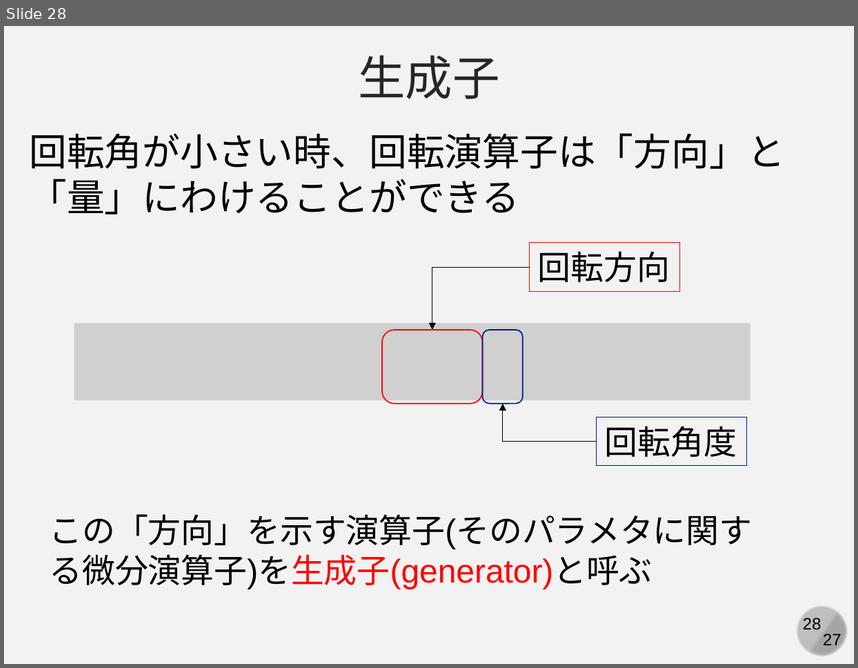
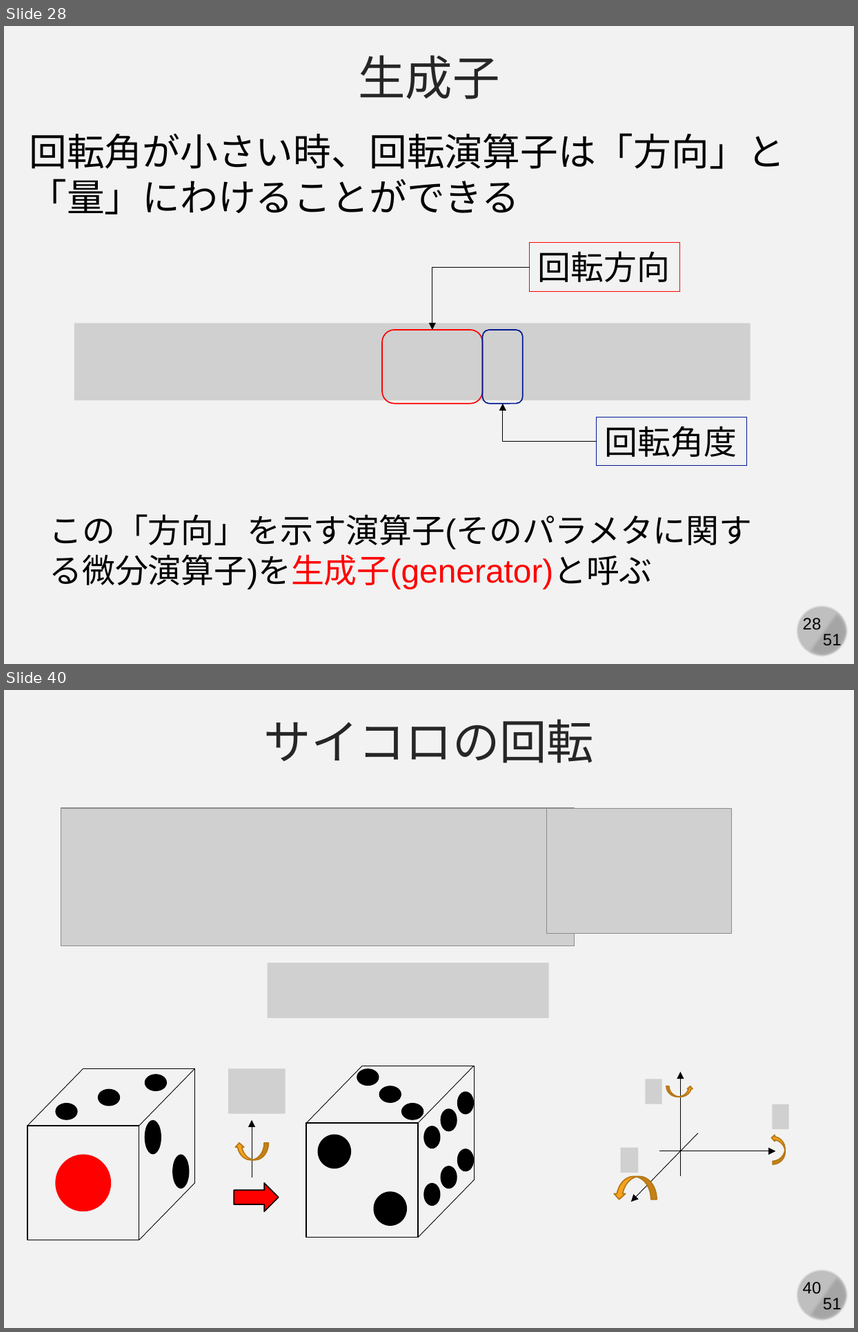
Before and after one commit to kaityo256/classical_mechanics, a slide deck: poisson/fig/slide.pptx. Shown one above the other, each under a label of ours: slide 28 before the commit, slides 28 and 40 after it; the slides between them are not shown. The pictures are 858x668 and 858x1332 pixels, drawn with LibreOffice and Linux fonts; fonts in the diff are those of the drawing; grey boxes stand for pictures; background and template pictures are left out. Boxes give left, top, right and bottom in pixels: in the first picture for what was removed or moved away, otherwise in the second. Text is boxed around its words. In the diff, an @@ line names an element or a change of style, - is before the commit and + after.

```diff
--- a/poisson/fig/slide.pptx
+++ b/poisson/fig/slide.pptx
@@ slide 40 added at [4,690,854,1328], background #F2F2F2; not listed: 4 template elements that a slide beside it also shows @@
@@ text added at [264,719,595,763], 40 pt, text #262626 @@
+サイコロの回転
@@ group added at [27,808,789,1240]: 17 ellipses, 10 lines, 7 pictures, 4 arrows, 4 curved right arrows, 2 rectangles, 1 right arrow @@
@@ slide 28 changed as well @@
@@ text at [823,633,842,649]: text changed @@
-27
+51
```
Also in this commit, not shown: 27 other slides changed, 22 other slides added, 1 other file.
